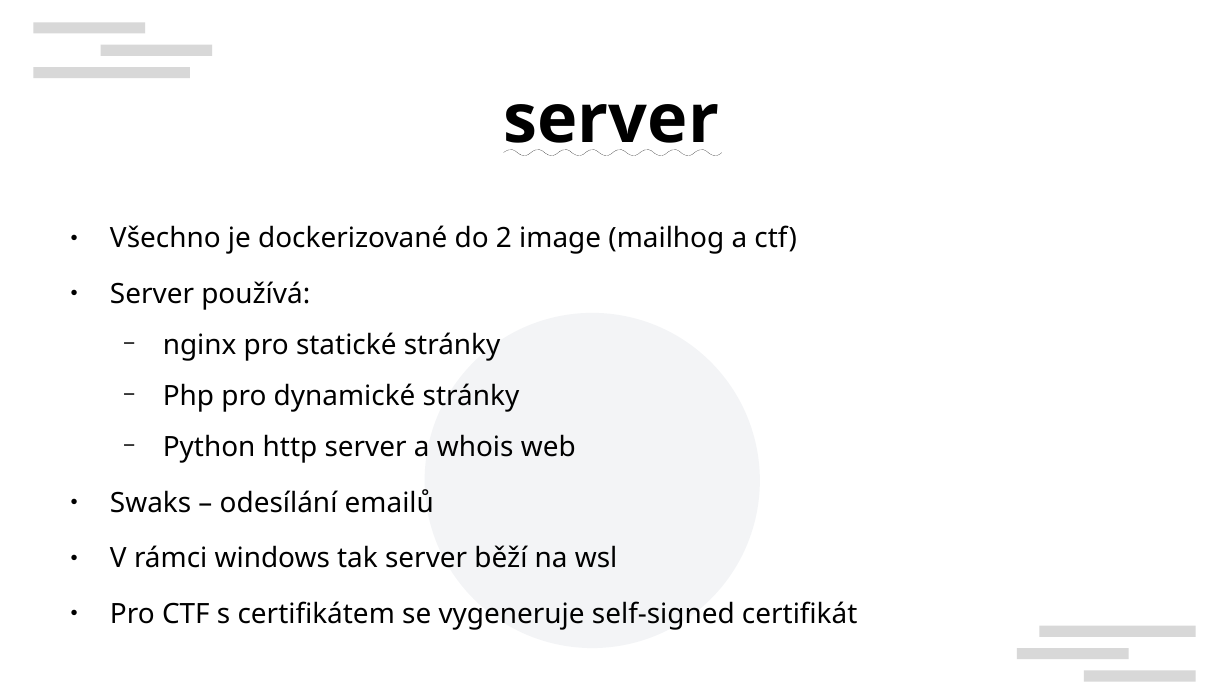
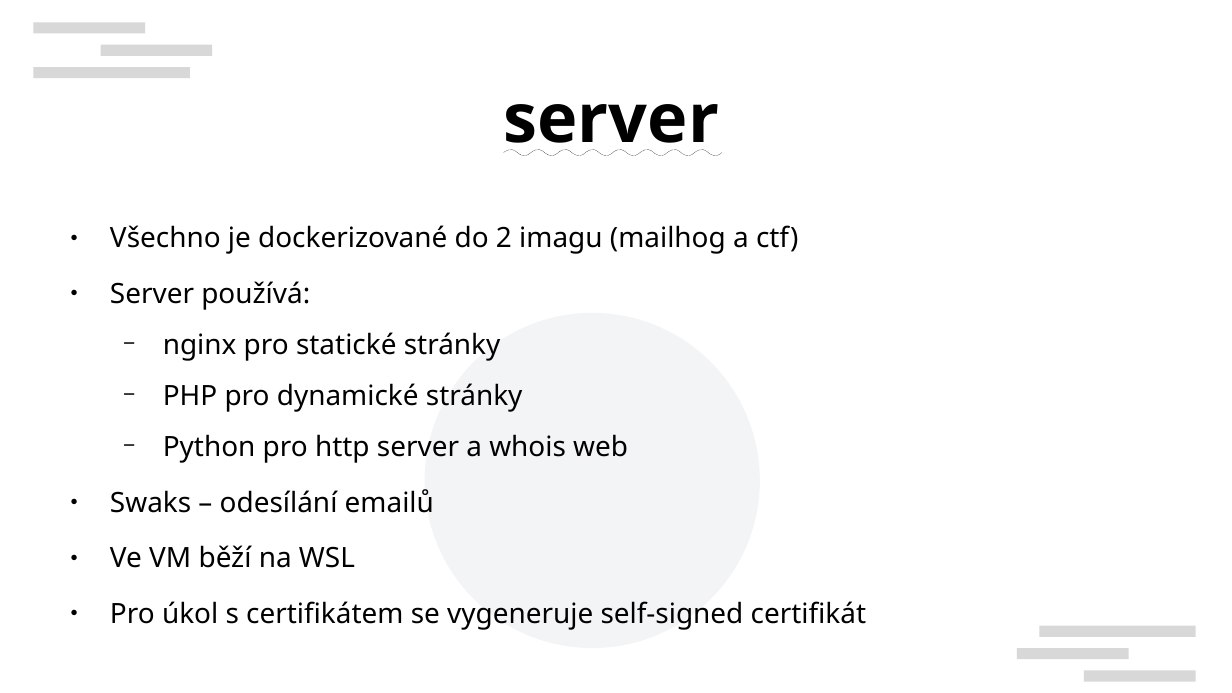
Before and after one commit to theFivehead/CTF-interaktivni-osveta, a slide deck: slide 5 of prezentace.odp (slide 3 before the commit). Drawn at 1232x693 pixels with LibreOffice and Linux fonts; fonts in the diff are those of the drawing; background and template pictures are left out. Boxes give left, top, right and bottom in pixels: in the first picture for what was removed or moved away, otherwise in the second. Text is boxed around its words. In the diff, an @@ line names an element or a change of style, - is before the commit and + after.

```diff
--- a/prezentace.odp
+++ b/prezentace.odp
@@ text at bbox=[110, 225, 799, 254]: text changed @@
-● Všechno je dockerizované do 2 image (mailhog a ctf)
+● Všechno je dockerizované do 2 imagu (mailhog a ctf)
@@ text at bbox=[163, 383, 628, 463]: text changed @@
-  − Php pro dynamické stránky
-  − Python http server a whois web
+  − PHP pro dynamické stránky
+  − Python pro http server a whois web
@@ text at bbox=[110, 545, 866, 630]: text changed @@
-● V rámci windows tak server běží na wsl
-● Pro CTF s certifikátem se vygeneruje self-signed certifikát
+● Ve VM běží na WSL
+● Pro úkol s certifikátem se vygeneruje self-signed certifikát
```
Also in this commit, not shown: 4 other slides changed, 2 slides added, 1 slide removed, 2 other files.
